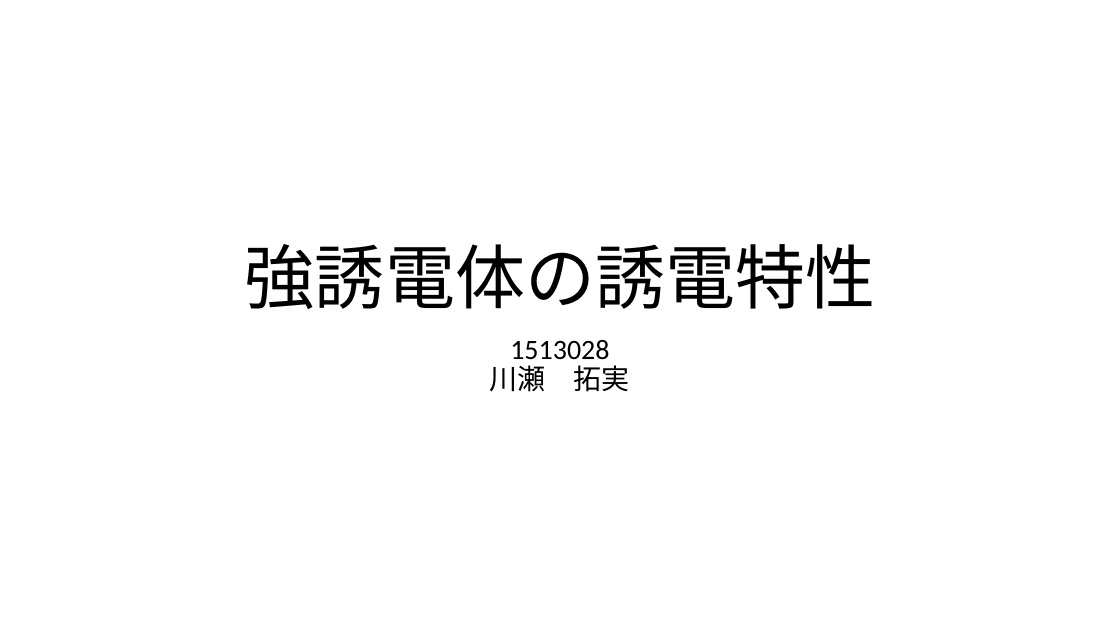
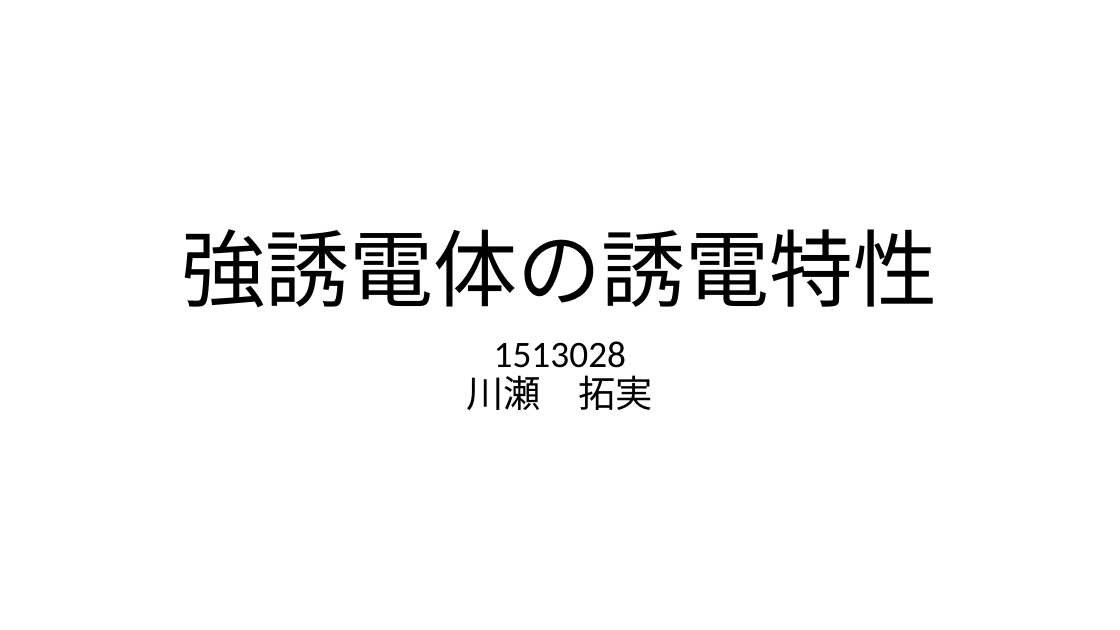
Before and after one commit to coil398/experiment, a slide deck: slide 1 of dielectric/強誘電体の誘電特性.pptx. Drawn at 1120x630 pixels with LibreOffice and Linux fonts; fonts in the diff are those of the drawing. Boxes give left, top, right and bottom in pixels: in the first picture for what was removed or moved away, otherwise in the second. Text is boxed around its words. In the diff, an @@ line names an element or a change of style, - is before the commit and + after.

```diff
--- a/dielectric/強誘電体の誘電特性.pptx
+++ b/dielectric/強誘電体の誘電特性.pptx
@@ title "強誘電体の誘電特性" at (182, 229, 938, 308): size 60 to 72 pt @@
@@ subtitle "1513028 川瀬 拓実" at (467, 341, 654, 410): size 24 to 32 pt @@
```
Also in this commit, not shown: 13 slides added, 3 other files.
